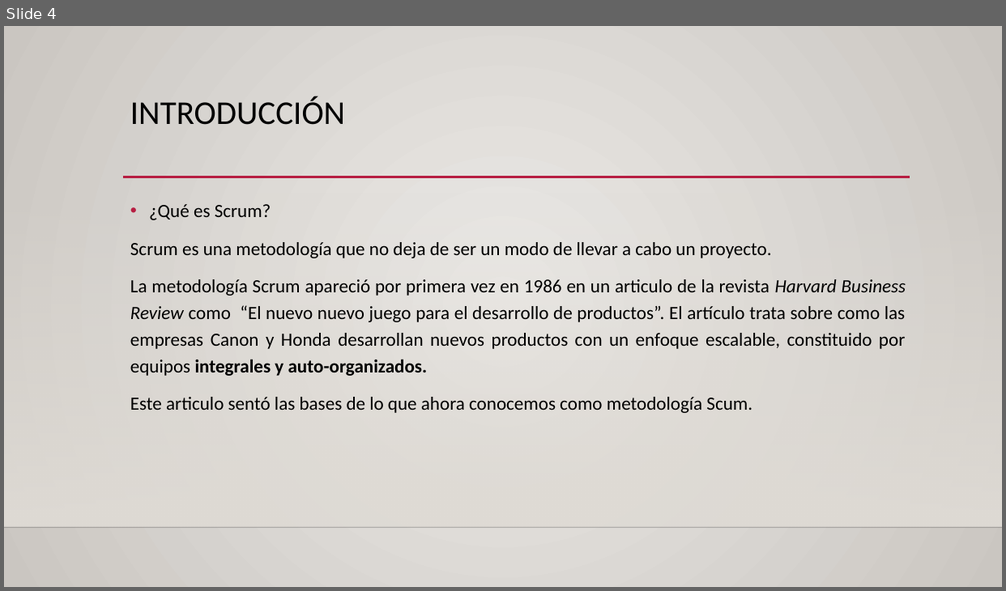
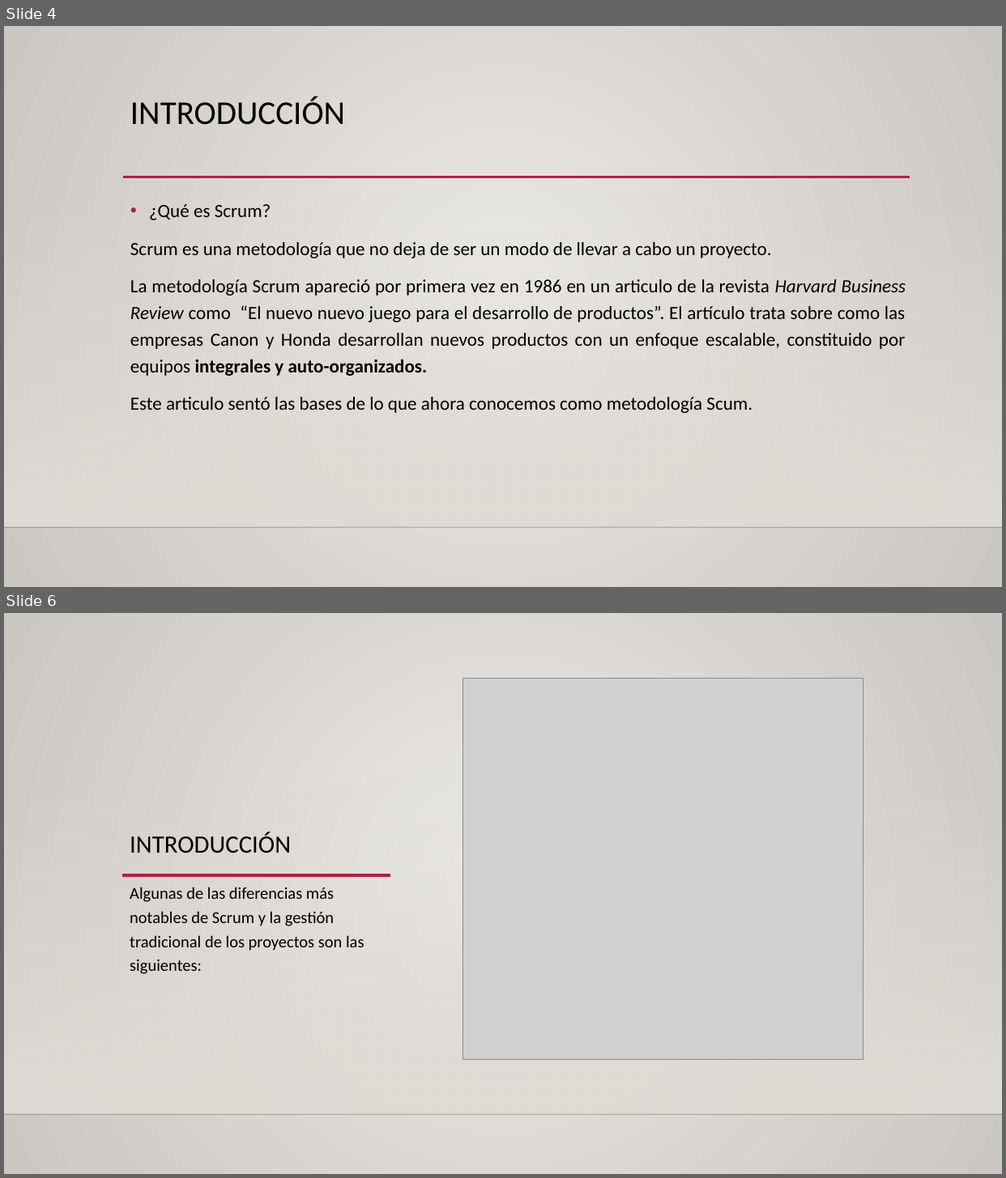
Before and after one commit to Kerjox/EDD_1h, a slide deck: Bloque_01-Rubrica_01/Metodología scrum.pptx. Shown one above the other, each under a label of ours: slide 4 before the commit, slides 4 and 6 after it; the slides between them are not shown. The pictures are 1006x591 and 1006x1178 pixels, drawn with LibreOffice and Linux fonts; fonts in the diff are those of the drawing; grey boxes stand for pictures; background and template pictures are left out. Boxes give left, top, right and bottom in pixels: in the first picture for what was removed or moved away, otherwise in the second. Text is boxed around its words. In the diff, an @@ line names an element or a change of style, - is before the commit and + after.

```diff
--- a/Bloque_01-Rubrica_01/Metodología scrum.pptx
+++ b/Bloque_01-Rubrica_01/Metodología scrum.pptx
@@ slide 6 added at [4,613,1002,1174], background gradient #ECEAE7 to #CAC7C1; not listed: 2 template elements that a slide beside it also shows @@
@@ picture added at [463,678,863,1060] @@
@@ title added at [130,832,291,854], 24 pt, text #000000 @@
+INTRODUCCIÓN
@@ line added from (122, 875) to (390, 875), #B71E42 2.5 pt @@
@@ text added at [130,887,364,974], 16 pt, text #000000 @@
+Algunas de las diferencias más notables de Scrum y la gestión tradicional de los proyectos son las siguientes:
```
Also in this commit, not shown: 1 slide changed.
